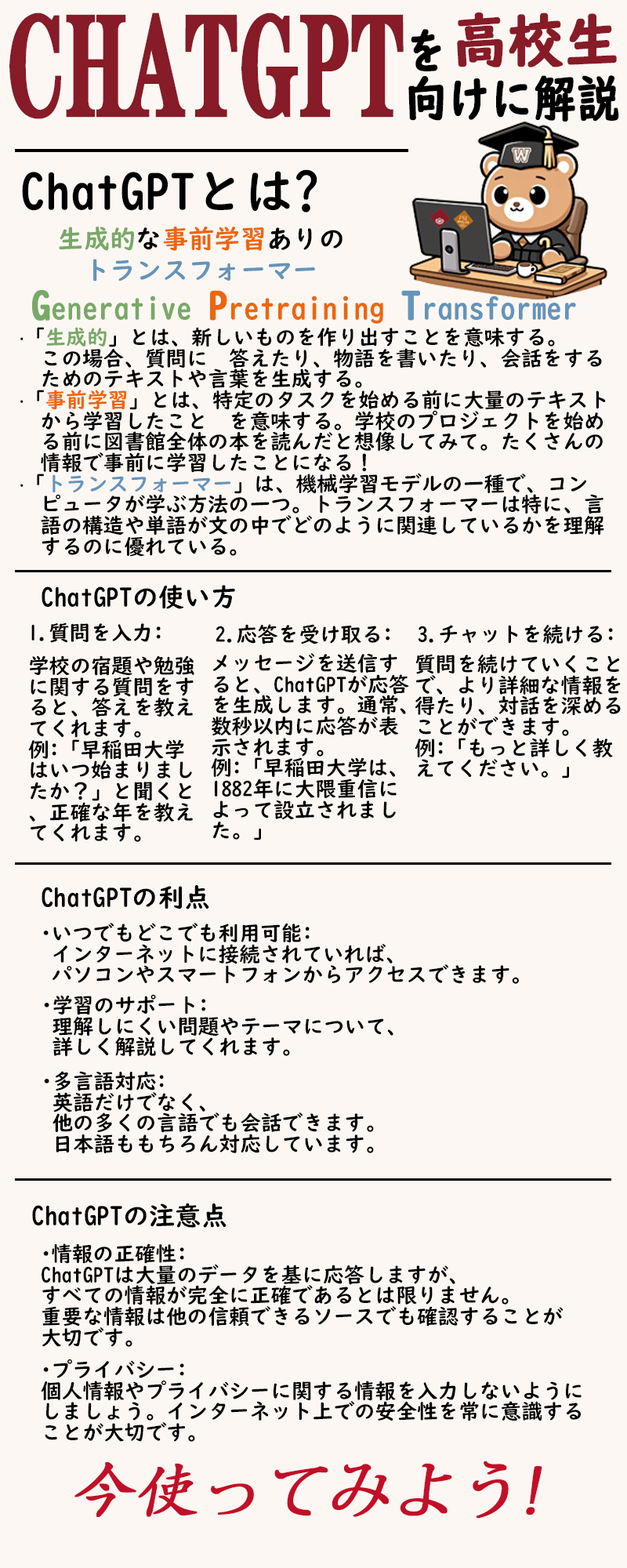
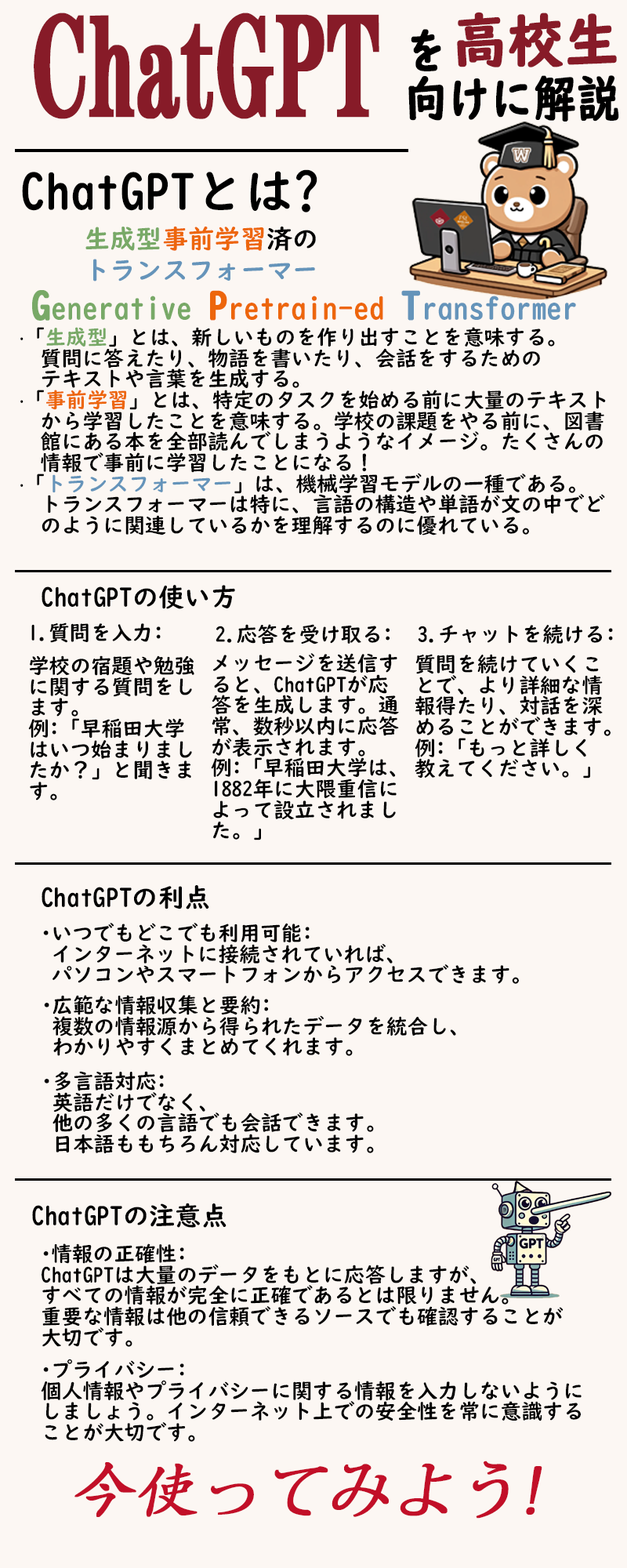
Comparing the layer stacks of the two 627x1568 images. Changes:
renamed "Generative Pretraining Transformer" to "Generative Pretrain-ed Transformer", painted on it over [left=338, top=295, right=384, bottom=324]
renamed "学校の宿題や勉強 に関する質問をす ると、答えを教え てくれます。 例:「早稲田大学 はいつ始まりまし たか？」と聞くと 、正" to "学校の宿題や勉強 に関する質問をし ます。 例:「早稲田大学 はいつ始まりまし たか？」と聞きま す。", painted on it over [left=28, top=677, right=194, bottom=843]
renamed "質問を続けていくこと で、より詳細な情報を 得たり、対話を深める ことができます。 例:「もっと詳しく教 えてください。」" to "質問を続けていくこ とで、より詳細な情 報得たり、対話を深 めることができます。 例:「もっと詳しく 教えてください。」", painted on it over [left=414, top=655, right=621, bottom=779]
renamed "メッセージを送信す ると、ChatGPTが応答 を生成します。通常、 数秒以内に応答が表 示されます。 例:「早稲田大学は、" to "メッセージを送信す ると、ChatGPTが応 答を生成します。通 常、数秒以内に応答 が表示されます。 例:「早稲田大学は、", painted on it over [left=211, top=674, right=410, bottom=758]
renamed "·情報の正確性: ChatGPTは大量のデータを基に応答しますが、 すべての情報が完全に正確であるとは限りません。 重要な情報" to "·情報の正確性: ChatGPTは大量のデータをもとに応答しますが、 すべての情報が完全に正確であるとは限りません。 重要な情", painted on it over [left=281, top=1243, right=561, bottom=1299]
added layer "图层 7" above "·広範な情報収集と要約: 複数の情報源から得られたデータを統合し、 わかりやすくまとめてくれます。" over [left=490, top=1180, right=612, bottom=1299]
renamed "·学習のサポート: 理解しにくい問題やテーマについて、 詳しく解説してくれます。" to "·広範な情報収集と要約: 複数の情報源から得られたデータを統合し、 わかりやすくまとめてくれます。", painted on it over [left=52, top=994, right=457, bottom=1057]
renamed "生成的な事前学習ありの トランスフォーマー" to "生成型事前学習済の トランスフォーマー", painted on it over [left=58, top=225, right=343, bottom=251]
renamed "·「生成的」とは、新しいものを作り出すことを意味する。 この場合、質問に 答えたり、物語を書いたり、会話をする ためのテ" to "·「生成型」とは、新しいものを作り出すことを意味する。 質問に答えたり、物語を書いたり、会話をするための テキストや言葉", painted on it over [left=40, top=327, right=606, bottom=557]
renamed "CHATGPT" to "ChatGPT", painted on it over [left=9, top=12, right=404, bottom=120]
